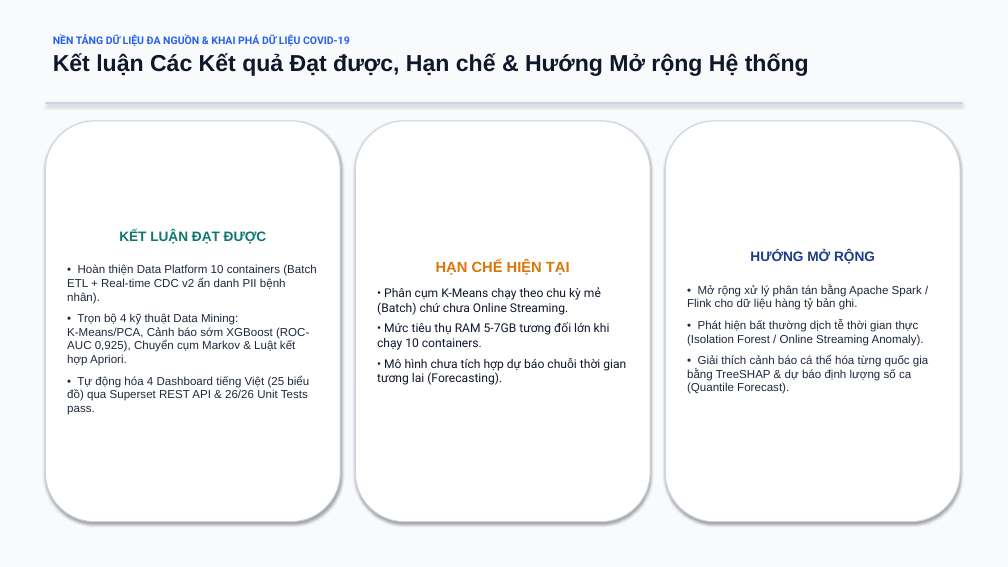
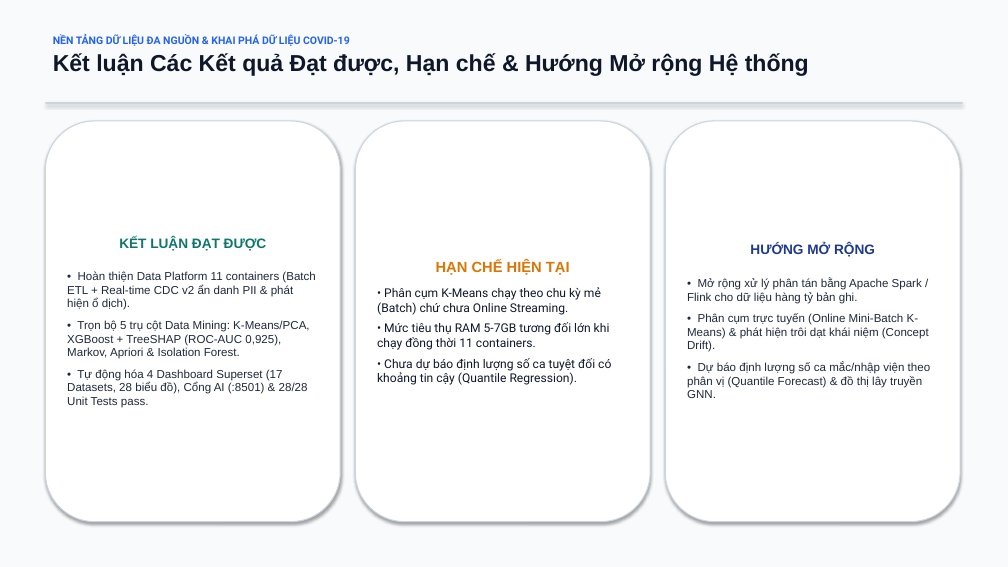
Before and after one commit to ninhduo263/global-health-data-platform, a slide deck: slide 22 of baocao/slide-datamining.pptx. Drawn at 1008x567 pixels with LibreOffice and Linux fonts; fonts in the diff are those of the drawing. Boxes give left, top, right and bottom in pixels: in the first picture for what was removed or moved away, otherwise in the second. Text is boxed around its words. In the diff, an @@ line names an element or a change of style, - is before the commit and + after.

Commit message:
docs: synchronize 11 containers, 17 datasets, 28 charts & 28/28 tests across all reports, slides and guides

```diff
--- a/baocao/slide-datamining.pptx
+++ b/baocao/slide-datamining.pptx
@@ text in rounded rectangle at box(67, 271, 315, 408): text changed @@
-• Hoàn thiện Data Platform 10 containers (Batch ETL + Real-time CDC v2 ẩn danh PII bệnh nhân).
-• Trọn bộ 4 kỹ thuật Data Mining: K-Means/PCA, Cảnh báo sớm XGBoost (ROC-AUC 0,925), Chuyển cụm Markov & Luật kết hợp Apriori.
-• Tự động hóa 4 Dashboard tiếng Việt (25 biểu đồ) qua Superset REST API & 26/26 Unit Tests pass.
+• Hoàn thiện Data Platform 11 containers (Batch ETL + Real-time CDC v2 ẩn danh PII & phát hiện ổ dịch).
+• Trọn bộ 5 trụ cột Data Mining: K-Means/PCA, XGBoost + TreeSHAP (ROC-AUC 0,925), Markov, Apriori & Isolation Forest.
+• Tự động hóa 4 Dashboard Superset (17 Datasets, 28 biểu đồ), Cổng AI (:8501) & 28/28 Unit Tests pass.
@@ text in rounded rectangle at box(377, 322, 611, 385): text changed @@
-• Mức tiêu thụ RAM 5-7GB tương đối lớn khi chạy 10 containers.
-• Mô hình chưa tích hợp dự báo chuỗi thời gian tương lai (Forecasting).
+• Mức tiêu thụ RAM 5-7GB tương đối lớn khi chạy đồng thời 11 containers.
+• Chưa dự báo định lượng số ca tuyệt đối có khoảng tin cậy (Quantile Regression).
@@ text in rounded rectangle at box(687, 313, 931, 398): text changed @@
-• Phát hiện bất thường dịch tễ thời gian thực (Isolation Forest / Online Streaming Anomaly).
-• Giải thích cảnh báo cá thể hóa từng quốc gia bằng TreeSHAP & dự báo định lượng số ca (Quantile Forecast).
+• Phân cụm trực tuyến (Online Mini-Batch K-Means) & phát hiện trôi dạt khái niệm (Concept Drift).
+• Dự báo định lượng số ca mắc/nhập viện theo phân vị (Quantile Forecast) & đồ thị lây truyền GNN.
```
Also in this commit, not shown: 2 other slides changed, 7 other files.
